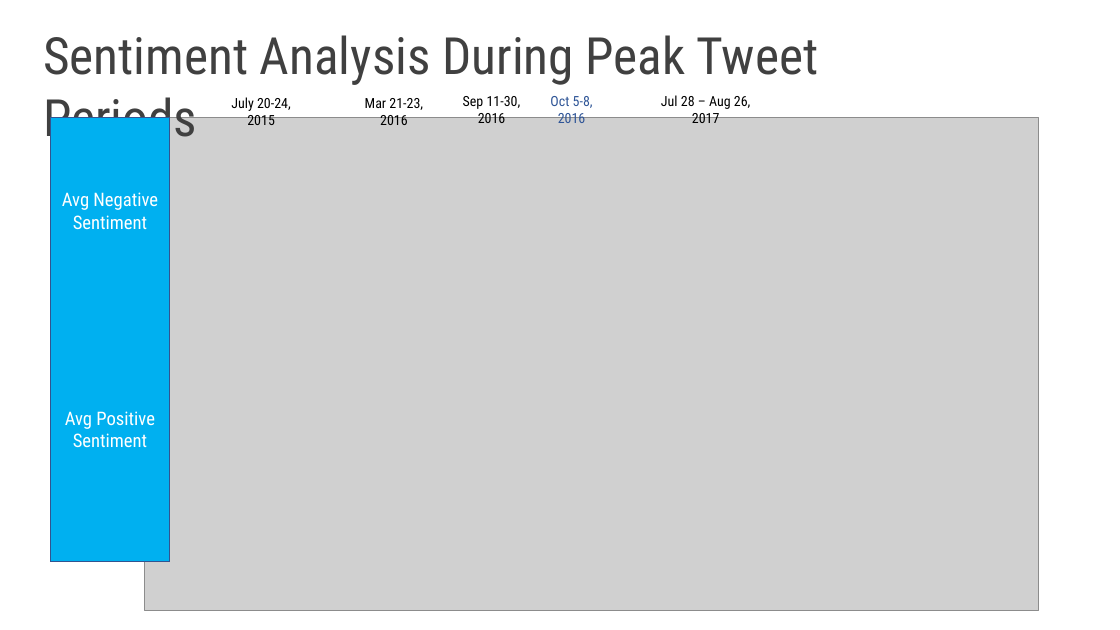
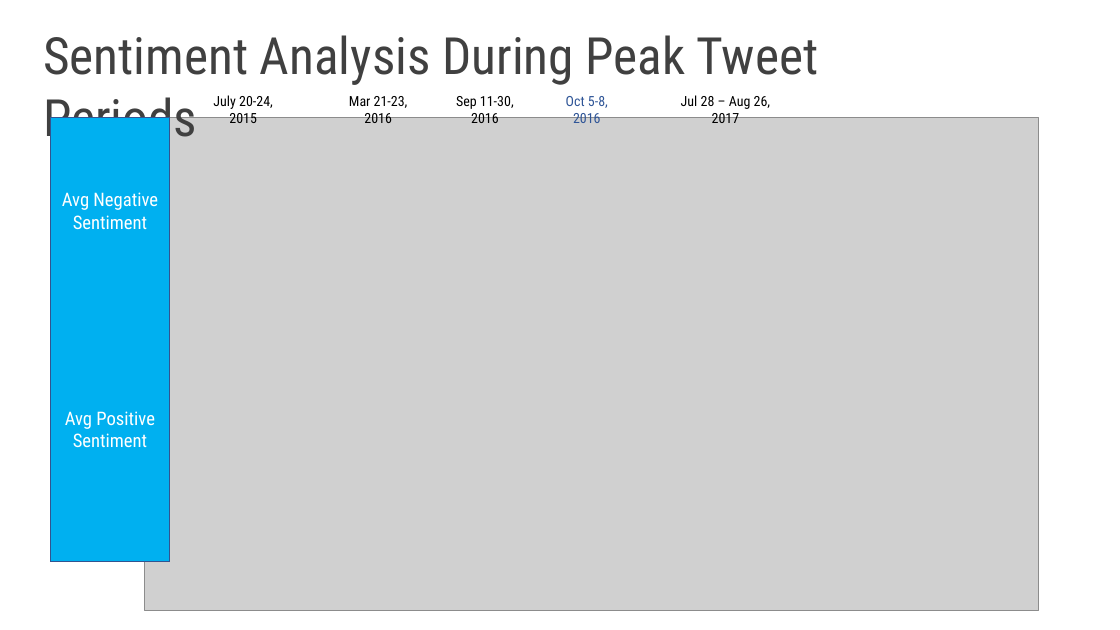
Before and after one commit to qdav/MSDA_Visualization, a slide deck: slide 8 of DA_6233_Final_Presentation.pptx. Drawn at 1120x630 pixels with LibreOffice and Linux fonts; fonts in the diff are those of the drawing; grey boxes stand for pictures. Boxes give left, top, right and bottom in pixels: in the first picture for what was removed or moved away, otherwise in the second. Text is boxed around its words. In the diff, an @@ line names an element or a change of style, - is before the commit and + after.

```diff
--- a/DA_6233_Final_Presentation.pptx
+++ b/DA_6233_Final_Presentation.pptx
@@ text "July 20-24, 2015": place and size @@
-text "July 20-24, 2015" at box(231, 97, 291, 125)
+text "July 20-24, 2015" at box(213, 95, 273, 123)
@@ text "Mar 21-23, 2016": place and size @@
-text "Mar 21-23, 2016" at box(365, 98, 423, 125)
+text "Mar 21-23, 2016" at box(349, 96, 408, 123)
@@ text "Sep 11-30, 2016": place and size @@
-text "Sep 11-30, 2016" at box(463, 96, 521, 123)
+text "Sep 11-30, 2016" at box(456, 96, 514, 123)
@@ text "Oct 5-8, 2016": place and size @@
-text "Oct 5-8, 2016" at box(550, 96, 593, 123)
+text "Oct 5-8, 2016" at box(566, 96, 608, 123)
@@ text "Jul 28 – Aug 26, ...": place and size @@
-text "Jul 28 – Aug 26, ..." at box(661, 95, 751, 123)
+text "Jul 28 – Aug 26, ..." at box(681, 95, 771, 123)
```
Also in this commit, not shown: 2 other slides changed.
